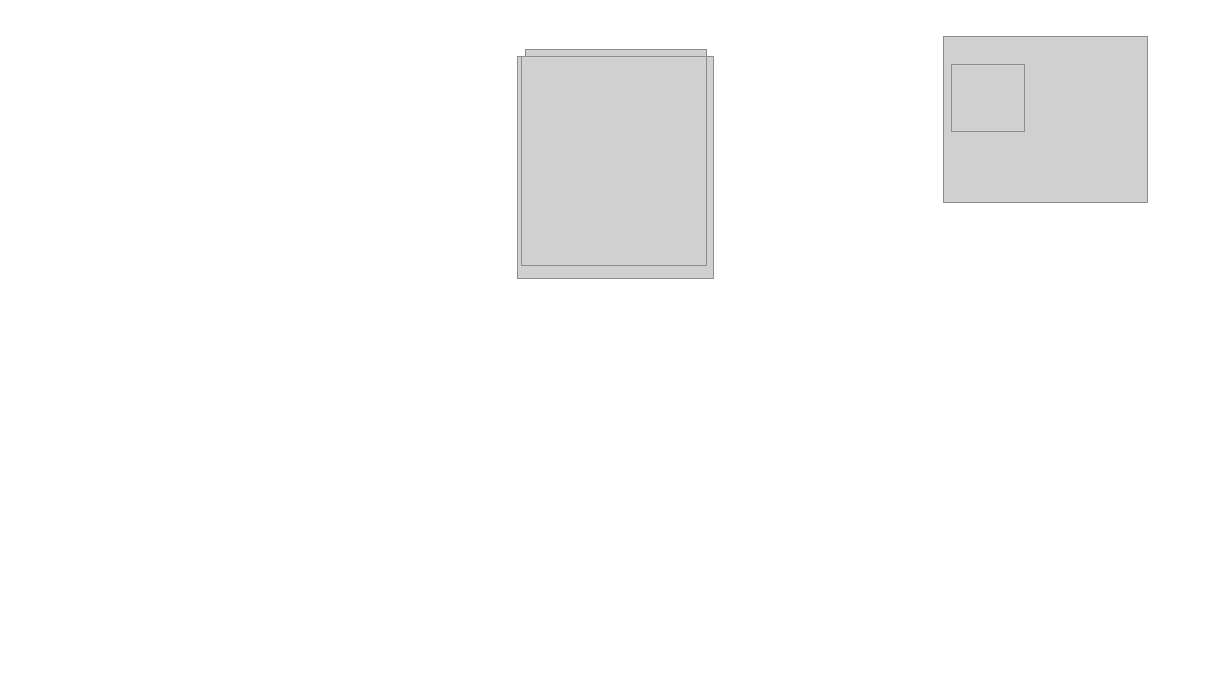
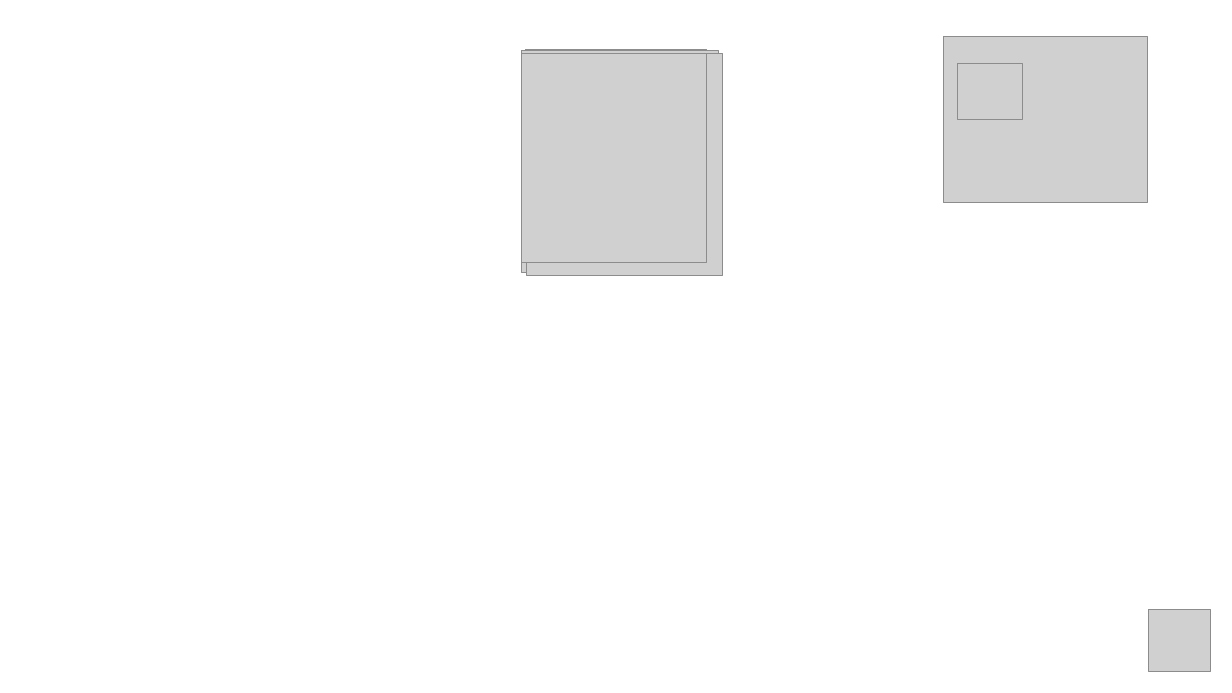
Before and after one commit to maxkarpfinger/task-switching, a slide deck: slide 1 of Task-switching/Sources/new/Tutorial.pptx. Drawn at 1232x693 pixels with LibreOffice and Linux fonts; fonts in the diff are those of the drawing; grey boxes stand for pictures; background and template pictures are left out. Boxes give left, top, right and bottom in pixels: in the first picture for what was removed or moved away, otherwise in the second. Text is boxed around its words. In the diff, an @@ line names an element or a change of style, - is before the commit and + after.

```diff
--- a/Task-switching/Sources/new/Tutorial.pptx
+++ b/Task-switching/Sources/new/Tutorial.pptx
@@ picture added at (522,51,718,273) @@
@@ picture: place and size @@
-picture at (518,56,714,278)
+picture at (526,54,722,275)
@@ picture: place and size @@
-picture at (952,65,1024,132)
+picture at (958,64,1022,120)
@@ picture added at (1149,610,1211,672) @@
```
Also in this commit, not shown: 43 other files.
